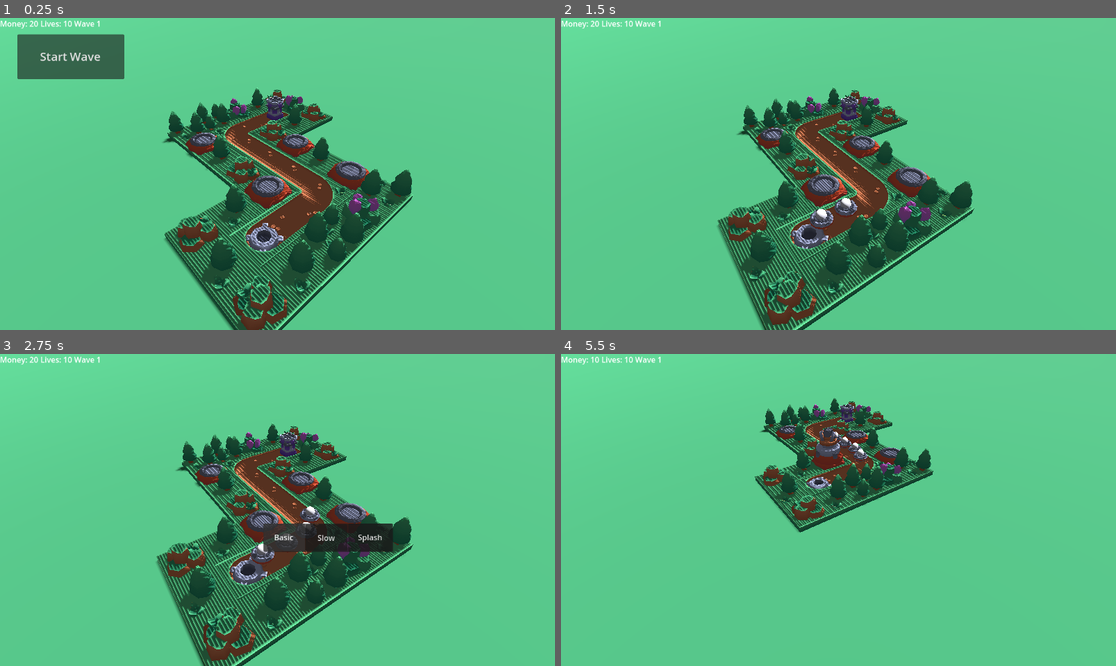
Above: before the commit, frames 1-4 (two rows, left to right).
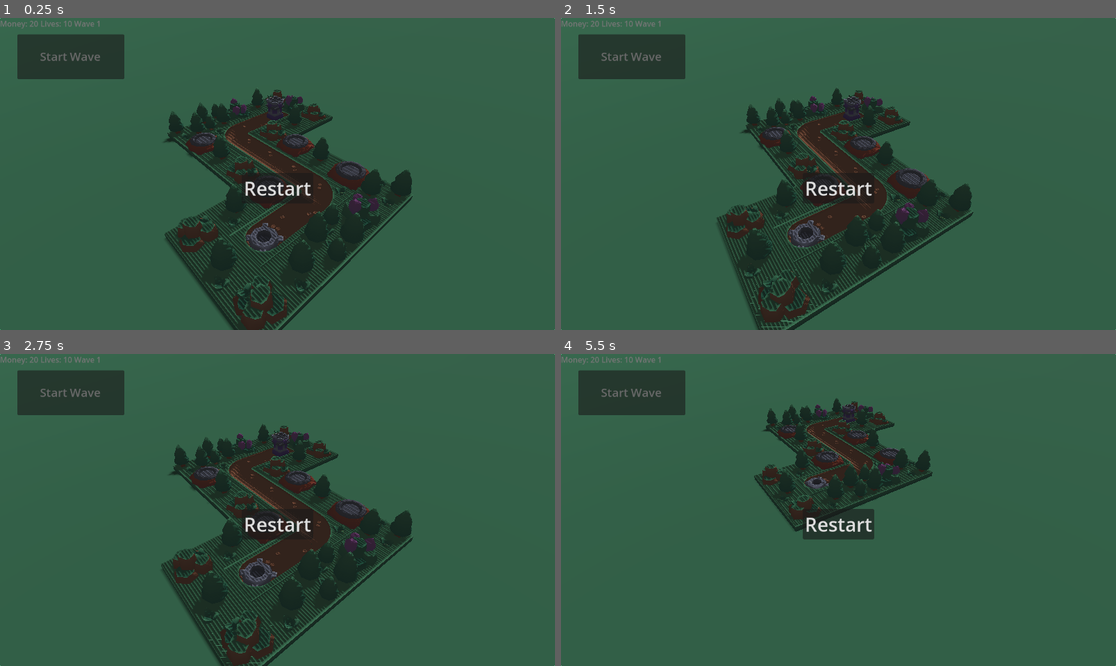
Above: after the commit, the same moments.

Repository: MarkStruik/Tiny-Stronghold
Game: Godot game, scene res://Level/Main.tscn
Two runs of this game, one before a commit and one after it. Both use one fixed random seed, a clock stepped at 60 frames per second and the inputs below.
Inputs (mouse positions are in pixels of both pictures, inside the frame that each line leads up to):
- Up to frame 1 (0.25 s): no input
- Up to frame 2 (1.5 s): click "Start Wave" at 0.5 s; click (633, 55) at 1.25 s, where only the run after the commit has a clickable "Start Wave"
- Up to frame 3 (2.75 s): click (277, 525) at 2 s, where only the run after the commit has a clickable "Restart"
- Up to frame 4 (5.5 s): click (838, 525) at 2.75 s, where only the run after the commit has a clickable "Restart"; click (838, 525) at 3.5 s, where only the run after the commit has a clickable "Restart"; click (633, 391) at 4.25 s, where only the run after the commit has a clickable "Start Wave"; move the mouse to (960, 494) at 5.02 s; hold S (cam_back) from 5.03 s (still down); click (960, 494) at 5.17 s

The runs differ from the first frame. In frame 1, 97% of the frame differs, in the area x 0-100%, y 0-100%; in frame 2, 95%; in frame 3, 94%; in frame 4, 98%.

Commit message:
lavel stof

Diff:
--- a/Level/Main.tscn
+++ b/Level/Main.tscn
@@ -8,6 +8,7 @@
 [ext_resource type="Script" uid="uid://csnng6io68uui" path="res://scripts/area_3d.gd" id="5_5j4ky"]
 [ext_resource type="Script" uid="uid://cllcov04wp5be" path="res://scripts/BuildMenu.gd" id="6_mdnx3"]
 [ext_resource type="Script" uid="uid://bn3vc2c3011ys" path="res://scripts/BuildTile.gd" id="7_318wc"]
+[ext_resource type="Script" uid="uid://dn7ay4xht4w2f" path="res://scripts/level_manager.gd" id="9_jpvar"]
 
 [sub_resource type="Environment" id="Environment_ij12d"]
 background_energy_multiplier = 1.75
@@ -194,7 +195,6 @@
 layout_mode = 2
 
 [node name="EndPanel" type="Panel" parent="CanvasLayer"]
-visible = false
 anchors_preset = 15
 anchor_right = 1.0
 anchor_bottom = 1.0
@@ -226,6 +226,9 @@
 theme_override_font_sizes/font_size = 40
 text = "Restart"
 
+[node name="LevelManager" type="Node3D" parent="."]
+script = ExtResource("9_jpvar")
+
 [connection signal="pressed" from="Level_1/Spawner/CanvasLayer/Button" to="Level_1/Spawner" method="start_next_wave"]
 [connection signal="build_requested" from="Level_1/CanvasLayer/BuildMenu" to="Level_1/CanvasLayer/BuildMenu" method="_build"]
 [connection signal="pressed" from="Level_1/CanvasLayer/BuildMenu/Button" to="Level_1/CanvasLayer/BuildMenu" method="_on_Basic_pressed"]
--- /dev/null
+++ b/scripts/level_manager.gd
@@ -0,0 +1,4 @@
+extends Node3D
+
+func load_level(scene_path: String) -> void:
+	get_tree().change_scene(scene_path)
Not shown: 1 places in Level/Main.tscn that only renumber resources
Not shown, added: scripts/level_manager.gd.uid
